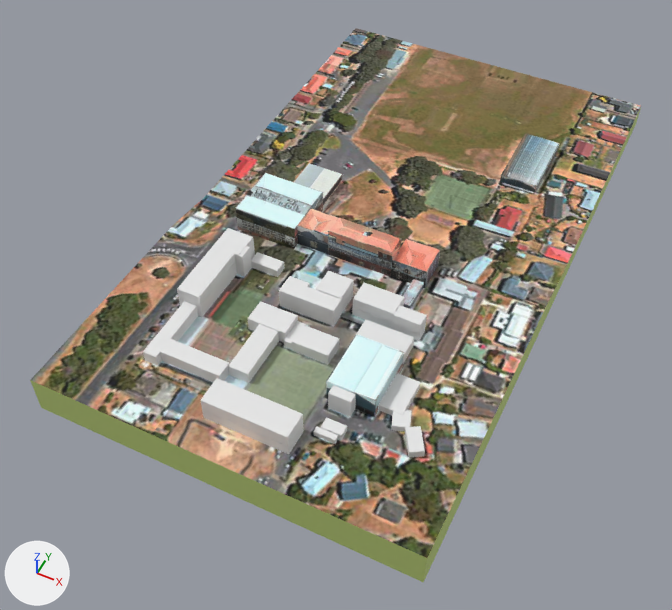
What one commit did to the glTF model public/maps/compressed/scots.gltf.
The view is the same before and after, from a camera (50 mm lens) standing at (123.0, -239.0, 307.0) and looking at (-15.0, 36.0, -38.0). The axes (+X, +Y, +Z) are drawn at lower left. The lights are the same throughout. Where no turn or scale is listed for an object, it has been applied to the vertices. Vertices at the same position are counted once.

Objects in the first picture: 'AitkenTop 20 21 22', 'BusiBuilding SSR S12', 'CPACBottom CL1 DR1 DR2', 'CPACTop C11 GR2 GR1 AR2 AR3 AR1', 'Gym GYM11 GYM03 GYM02', 'Hodge HSC', 'Hub', 'ICT G14 G16', 'KeegansLastClass', 'LearningSupport', 'Mckinnon MK11 mk12 mk13 mk14 mk15', 'MckinnonBottom MK1 MK2 MK3 MK4 MK5', 'New Ground', 'PrepBlock1 M02 M03', 'PrepBlock2 P5 P6 P7 P8', 'PrepBlock3 P4 P3 P2 P1', 'PrepLibaray P9 P10 Library', 'PrepUpstairs P14 P13 P12 P11', 'SBuilding S10', 'ScienceBuilding SL11 SL12 SL2 SL1', 'Shelly ', 'UniformShop2', 'UnifromShop1'.
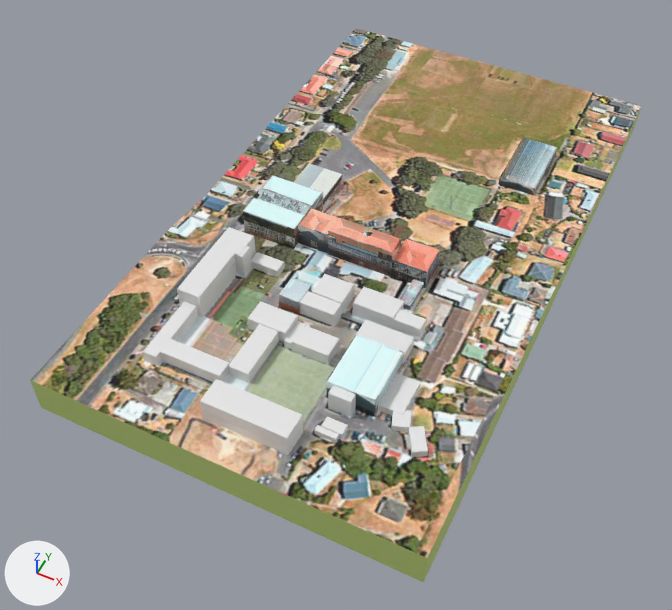
Pixel boxes (x1, y1, x2, y2) of what changed, in the pictures (672 x 610 px):
'New Ground', surface changed
    both: (30, 28, 641, 561)
'Mckinnon MK11 mk12 mk13 mk14 mk15', moved
    before: (200, 378, 303, 446)
    after: (200, 379, 303, 447)
'CPACTop C11 GR2 GR1 AR2 AR3 AR1', moved, rescaled (8% narrower)
    before: (236, 173, 323, 238)
    after: (243, 175, 323, 238)
'Hodge HSC', moved, rescaled
    before: (500, 133, 560, 192)
    after: (498, 137, 557, 195)
'ICT G14 G16', moved, rescaled (7% shorter)
    before: (353, 282, 404, 322)
    after: (353, 287, 404, 324)
'SBuilding S10', moved, rescaled (10% shorter)
    before: (299, 287, 341, 326)
    after: (300, 291, 342, 326)
'BusiBuilding SSR S12', moved, rescaled (10% wider)
    before: (316, 271, 354, 306)
    after: (312, 274, 354, 308)
'MckinnonBottom MK1 MK2 MK3 MK4 MK5', moved
    before: (202, 410, 304, 454)
    after: (202, 411, 303, 455)
'PrepLibaray P9 P10 Library', moved, rescaled
    before: (213, 228, 255, 275)
    after: (213, 227, 256, 275)
'Shelly ', moved, rescaled (9% wider)
    before: (279, 276, 310, 313)
    after: (278, 278, 312, 314)
'LearningSupport', moved, rescaled (7% shorter)
    before: (393, 305, 427, 334)
    after: (393, 309, 426, 336)
'KeegansLastClass', moved
    before: (405, 426, 425, 457)
    after: (408, 426, 428, 457)
'UnifromShop1', moved
    before: (321, 417, 347, 440)
    after: (321, 417, 348, 439)
'UniformShop2', moved
    before: (314, 427, 338, 444)
    after: (314, 425, 339, 443)
'CPACBottom CL1 DR1 DR2', moved, rescaled (8% narrower)
    before: (238, 211, 323, 249)
    after: (245, 210, 323, 249)
'Hub', rescaled
    before: (341, 290, 353, 313)
    after: (342, 292, 354, 313)
part 1 of me_plane_014, surface changed
    both: (31, 28, 641, 558)

Patch to the scene script:
```diff
--- a/public/maps/compressed/scots.gltf.py
+++ b/public/maps/compressed/scots.gltf.py
@@ mat_ground @@
 mat_ground = principled_material('Ground')
-mat_ground.texture = img_ground
+mat_ground.texture = img_ground2
 mat_ground.roughness = 1.0
@@ me_plane_014 @@
 me_plane_014.from_pydata(...)  # 23 vertices, 42 faces; spans x -91.0..90.0, y -143.0..172.0, z -8.0..12.0
+# me_plane_014 part 1: texture (UV) coordinates of 12 of 42 faces, centred in x -71.0..50.0, y -107.0..112.0, z 5.0..11.0, changed; they spanned u 0.29..0.95, v 0.1..0.62 and now span u 0.02..0.98, v 0.03..1.03
 me_plane_014.materials.append(mat_ground)
@@ ob_preplibaray_p9_p10_library @@
 ob_preplibaray_p9_p10_library = bpy.data.objects.new('PrepLibaray P9 P10 Library', me_cube_002)
-ob_preplibaray_p9_p10_library.location = (-58.3, 16.3, -2.3)
-ob_preplibaray_p9_p10_library.scale = (6.84, 6.63, 6.81)
+ob_preplibaray_p9_p10_library.location = (-58.3, 16.8, -2.4)
+ob_preplibaray_p9_p10_library.scale = (6.84, 6.95, 6.81)
@@ ob_hub @@
 ob_hub.location = (-5.3, 15.1, -6.6)
-ob_hub.scale = (6.35, 6.27, 2.43)
+ob_hub.scale = (7.45, 6.27, 1.85)
@@ ob_shelly @@
 ob_shelly = bpy.data.objects.new('Shelly ', me_cube_015)
-ob_shelly.location = (-20.8, 5.9, -3.6)
-ob_shelly.scale = (5.1, 5.03, 5.22)
+ob_shelly.location = (-20.8, 6.4, -4.9)
+ob_shelly.scale = (5.1, 6.11, 3.91)
@@ ob_sbuilding_s10 @@
 ob_sbuilding_s10 = bpy.data.objects.new('SBuilding S10', me_cube_016)
-ob_sbuilding_s10.location = (-7.2, 4.7, -3.5)
-ob_sbuilding_s10.scale = (8.53, 3.86, -5.28)
+ob_sbuilding_s10.location = (-7.0, 4.7, -4.9)
+ob_sbuilding_s10.scale = (8.47, 3.86, -3.9)
@@ ob_unifromshop1 @@
 ob_unifromshop1 = bpy.data.objects.new('UnifromShop1', me_cube_027)
-ob_unifromshop1.location = (26.7, -49.3, -6.1)
+ob_unifromshop1.location = (26.7, -48.8, -6.1)
@@ ob_uniformshop2 @@
 ob_uniformshop2 = bpy.data.objects.new('UniformShop2', me_cube_028)
-ob_uniformshop2.location = (25.2, -53.5, -6.2)
+ob_uniformshop2.location = (25.2, -52.8, -6.2)
@@ ob_keeganslastclass @@
 ob_keeganslastclass = bpy.data.objects.new('KeegansLastClass', me_cube_035)
-ob_keeganslastclass.location = (58.2, -40.7, -6.1)
+ob_keeganslastclass.location = (59.3, -40.0, -6.1)
@@ ob_mckinnon_mk11_mk12_mk13_mk14_mk15 @@
 ob_mckinnon_mk11_mk12_mk13_mk14_mk15 = bpy.data.objects.new('Mckinnon MK11 mk12 mk13 mk14 mk15', me_cube_036)
-ob_mckinnon_mk11_mk12_mk13_mk14_mk15.location = (-3.9, -61.3, 1.5)
+ob_mckinnon_mk11_mk12_mk13_mk14_mk15.location = (-3.9, -61.7, 1.5)
@@ ob_cpactop_c11_gr2_gr1_ar2_ar3_ar1 @@
 ob_cpactop_c11_gr2_gr1_ar2_ar3_ar1 = bpy.data.objects.new('CPACTop C11 GR2 GR1 AR2 AR3 AR1', me_cube_037)
-ob_cpactop_c11_gr2_gr1_ar2_ar3_ar1.location = (-53.9, 52.4, -0.3)
-ob_cpactop_c11_gr2_gr1_ar2_ar3_ar1.scale = (16.1, 14.6, 3.15)
+ob_cpactop_c11_gr2_gr1_ar2_ar3_ar1.location = (-52.0, 52.4, -0.4)
+ob_cpactop_c11_gr2_gr1_ar2_ar3_ar1.scale = (14.0, 14.6, 3.11)
@@ ob_ict_g14_g16 @@
 ob_ict_g14_g16 = bpy.data.objects.new('ICT G14 G16', me_cube_038)
-ob_ict_g14_g16.location = (15.7, 16.4, -0.9)
-ob_ict_g14_g16.scale = (9.85, 5.57, 2.85)
+ob_ict_g14_g16.location = (15.7, 16.4, -3.0)
+ob_ict_g14_g16.scale = (9.85, 5.57, 2.23)
@@ ob_learningsupport @@
 ob_learningsupport = bpy.data.objects.new('LearningSupport', me_cube_039)
-ob_learningsupport.location = (32.2, 13.4, -1.0)
-ob_learningsupport.scale = (6.37, 3.3, 2.9)
+ob_learningsupport.location = (32.2, 13.4, -3.1)
+ob_learningsupport.scale = (6.37, 3.3, 2.27)
@@ ob_busibuilding_ssr_s12 @@
 ob_busibuilding_ssr_s12 = bpy.data.objects.new('BusiBuilding SSR S12', me_cube_040)
-ob_busibuilding_ssr_s12.location = (-5.3, 15.1, -1.0)
-ob_busibuilding_ssr_s12.scale = (6.35, 6.27, 2.91)
+ob_busibuilding_ssr_s12.location = (-6.0, 15.1, -3.2)
+ob_busibuilding_ssr_s12.scale = (7.45, 6.27, 2.21)
@@ ob_hodge_hsc @@
 ob_hodge_hsc = bpy.data.objects.new('Hodge HSC', me_cube_041)
-ob_hodge_hsc.location = (42.1, 151.5, -11.5)
+ob_hodge_hsc.location = (42.1, 148.3, -11.5)
+ob_hodge_hsc.scale = (1.0, 0.96, 1.0)
@@ ob_cpacbottom_cl1_dr1_dr2 @@
 ob_cpacbottom_cl1_dr1_dr2 = bpy.data.objects.new('CPACBottom CL1 DR1 DR2', me_cube_023)
-ob_cpacbottom_cl1_dr1_dr2.location = (-53.9, 52.4, -11.3)
-ob_cpacbottom_cl1_dr1_dr2.scale = (16.1, 14.6, 2.18)
+ob_cpacbottom_cl1_dr1_dr2.location = (-52.0, 52.4, -11.2)
+ob_cpacbottom_cl1_dr1_dr2.scale = (14.0, 14.6, 2.15)
@@ ob_mckinnonbottom_mk1_mk2_mk3_mk4_mk5 @@
 ob_mckinnonbottom_mk1_mk2_mk3_mk4_mk5 = bpy.data.objects.new('MckinnonBottom MK1 MK2 MK3 MK4 MK5', me_cube_043)
-ob_mckinnonbottom_mk1_mk2_mk3_mk4_mk5.location = (-3.9, -61.3, -4.8)
+ob_mckinnonbottom_mk1_mk2_mk3_mk4_mk5.location = (-3.9, -61.7, -4.8)
```
